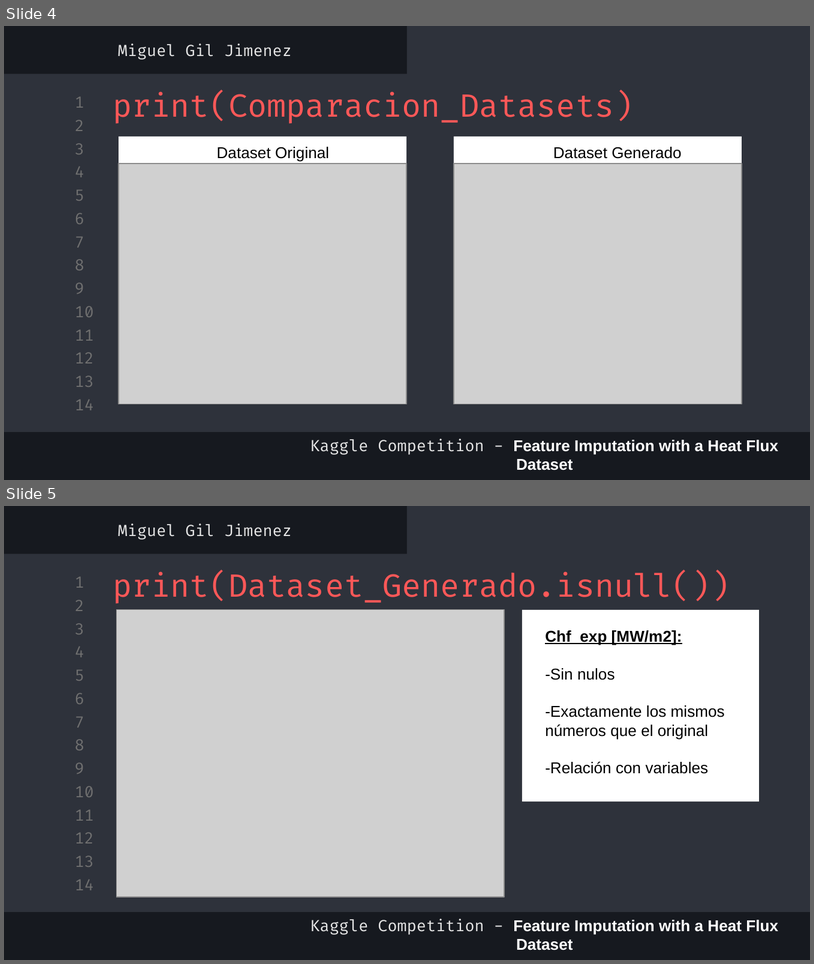
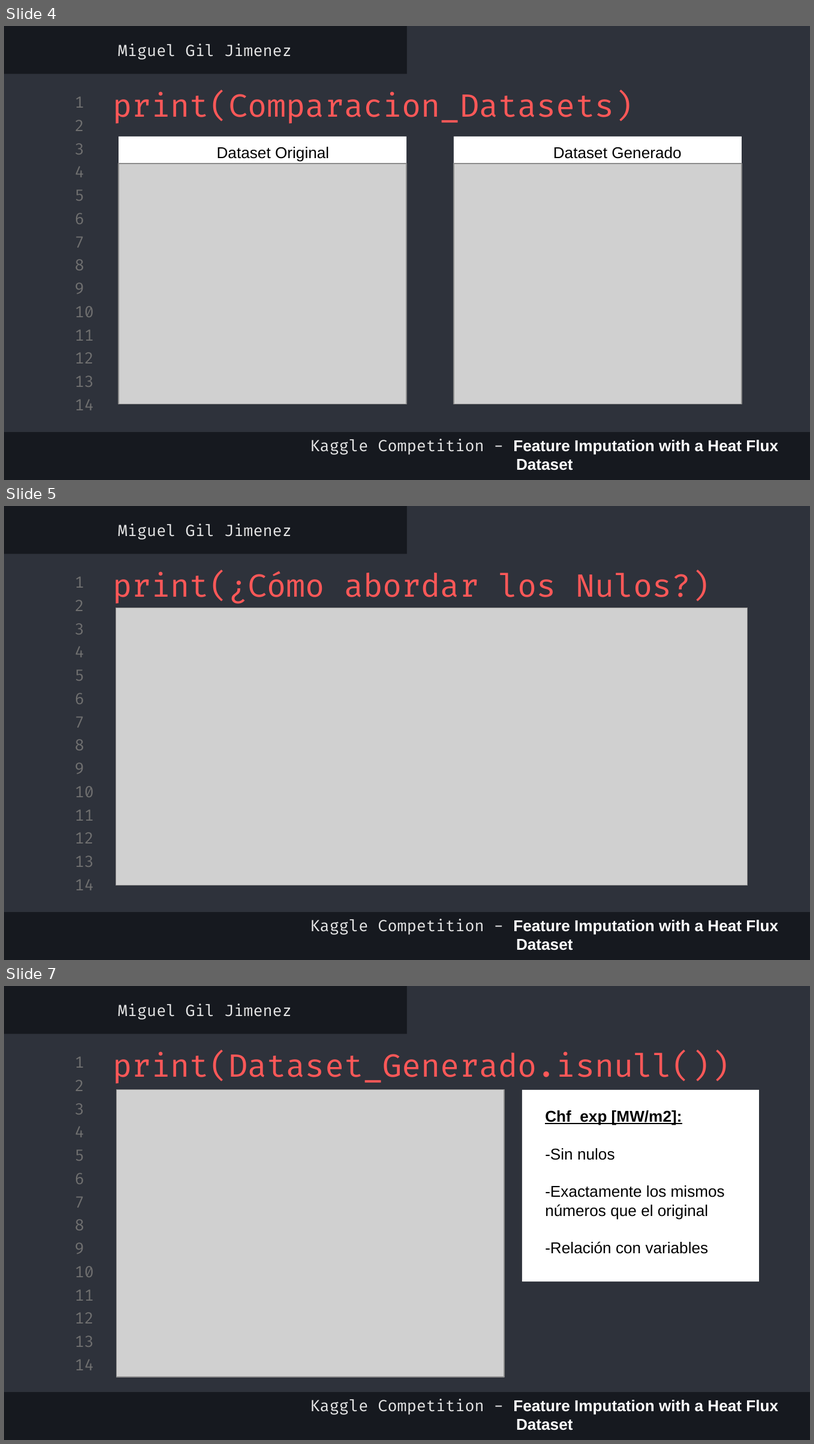
Before and after one commit to mgiljimenez/kaggle_Heat_Flux, a slide deck: presentation.pptx. Shown one above the other, each under a label of ours: slides 4 and 5 before the commit, slides 4, 5 and 7 after it; the slides between them are not shown. The pictures are 814x964 and 814x1444 pixels, drawn with LibreOffice and Linux fonts; fonts in the diff are those of the drawing; grey boxes stand for pictures. Boxes give left, top, right and bottom in pixels: in the first picture for what was removed or moved away, otherwise in the second. Text is boxed around its words. In the diff, an @@ line names an element or a change of style, - is before the commit and + after.

```diff
--- a/presentation.pptx
+++ b/presentation.pptx
@@ slide 5 added at [4,506,810,960], background #16191F; not listed: 16 template elements that a slide beside it also shows @@
@@ text added at [118,523,292,540], 14 pt, text #E7E7E7 @@
+Miguel Gil Jimenez
@@ title added at [113,571,711,604], 28 pt, text #FF5858 @@
+print(¿Cómo abordar los Nulos?)
@@ picture added at [116,607,747,885] @@
@@ text added at [311,918,779,950], 14 pt, text #FFFFFF, bold @@
+Kaggle Competition - Feature Imputation with a Heat Flux Dataset
@@ what was slide 5 is now slide 7 @@
```
Also in this commit, not shown: 4 slides changed, 2 other slides added, 5 other files.
